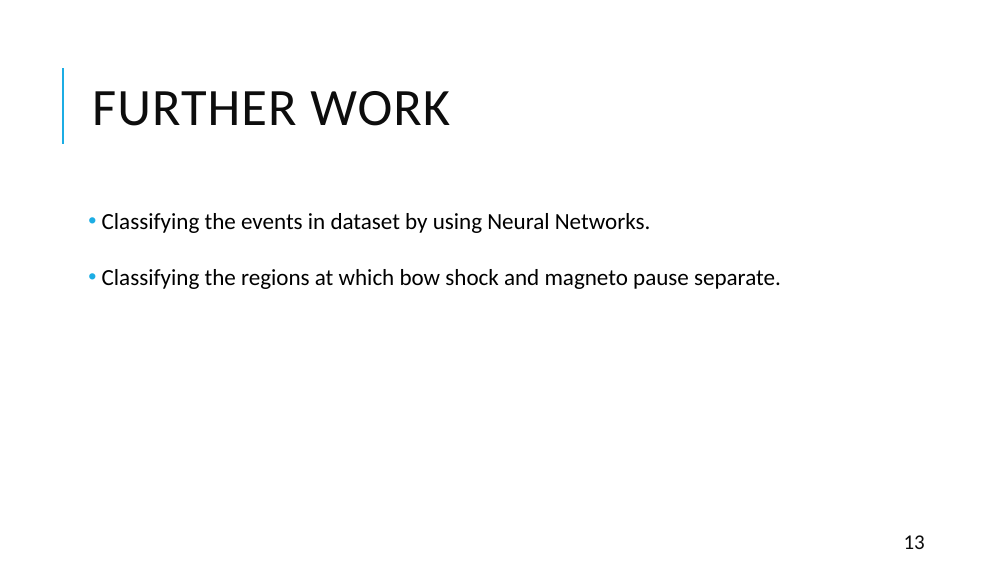
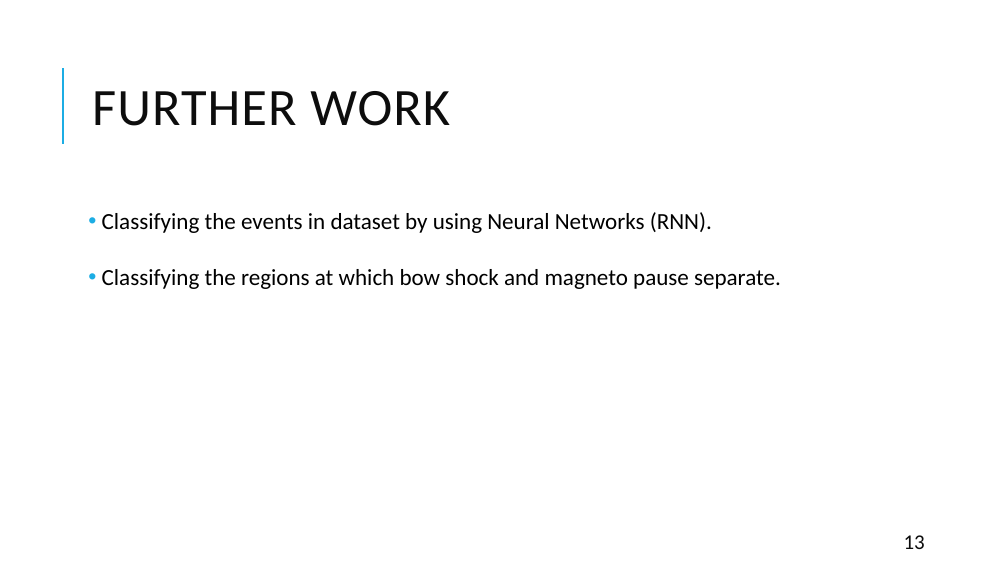
Before and after one commit to matty1203/r_cubicplot, a slide deck: slide 13 of Classification of bow shock event positions from Magnetic.pptx. Drawn at 1008x567 pixels with LibreOffice and Linux fonts; fonts in the diff are those of the drawing. Boxes give left, top, right and bottom in pixels: in the first picture for what was removed or moved away, otherwise in the second. Text is boxed around its words. In the diff, an @@ line names an element or a change of style, - is before the commit and + after.

```diff
--- a/Classification of bow shock event positions from Magnetic.pptx
+++ b/Classification of bow shock event positions from Magnetic.pptx
@@ text at (x1=102, y1=212, x2=712, y2=233): text changed @@
-• Classifying the events in dataset by using Neural Networks.
+• Classifying the events in dataset by using Neural Networks (RNN).
```
Also in this commit, not shown: 11 other slides changed, 1 slide added, 1 slide removed, 2 other files.
